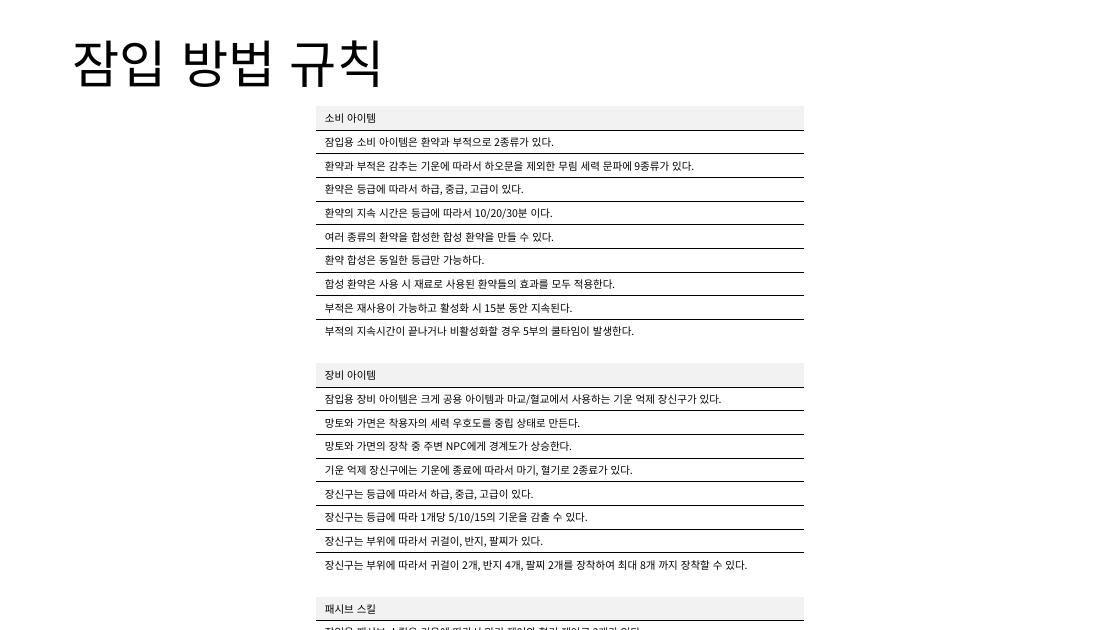
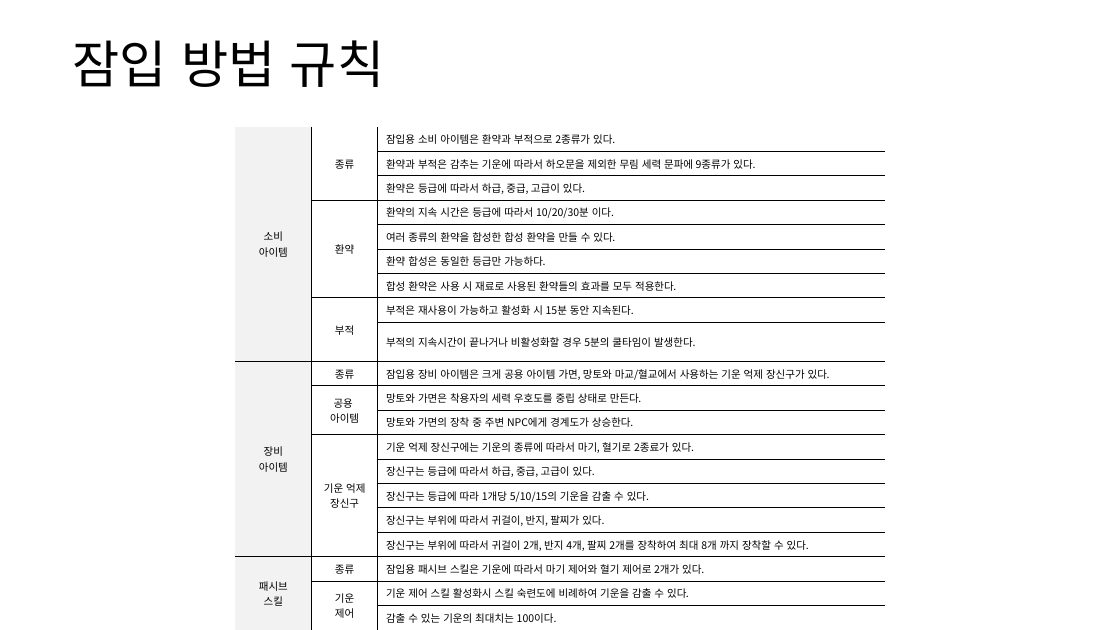
Before and after one commit to yjk0401/unityenginebasic_9th, a slide deck: slide 10 of 기획/방랑엽사전/세력 시스템 기획서.pptx. Drawn at 1120x630 pixels with LibreOffice and Linux fonts; fonts in the diff are those of the drawing. Boxes give left, top, right and bottom in pixels: in the first picture for what was removed or moved away, otherwise in the second. Text is boxed around its words. In the diff, an @@ line names an element or a change of style, - is before the commit and + after.

```diff
--- a/기획/방랑엽사전/세력 시스템 기획서.pptx
+++ b/기획/방랑엽사전/세력 시스템 기획서.pptx
@@ table at <box>235,127,886,627</box> @@
-소비 아이템
-잠입용 소비 아이템은 환약과 부적으로 2종류가 있다.
-환약과 부적은 감추는 기운에 따라서 하오문을 제외한 무림 세력 문파에 9종류가 있다.
-환약은 등급에 따라서 하급, 중급, 고급이 있다.
-환약의 지속 시간은 등급에 따라서 10/20/30분 이다.
-여러 종류의 환약을 합성한 합성 환약을 만들 수 있다.
-환약 합성은 동일한 등급만 가능하다.
-합성 환약은 사용 시 재료로 사용된 환약들의 효과를 모두 적용한다.
-부적은 재사용이 가능하고 활성화 시 15분 동안 지속된다.
-부적의 지속시간이 끝나거나 비활성화할 경우 5부의 쿨타임이 발생한다.
-
-장비 아이템
-잠입용 장비 아이템은 크게 공용 아이템과 마교/혈교에서 사용하는 기운 억제 장신구가 있다.
-망토와 가면은 착용자의 세력 우호도를 중립 상태로 만든다.
-망토와 가면의 장착 중 주변 NPC에게 경계도가 상승한다.
-기운 억제 장신구에는 기운에 종료에 따라서 마기, 혈기로 2종료가 있다.
-장신구는 등급에 따라서 하급, 중급, 고급이 있다.
-장신구는 등급에 따라 1개당 5/10/15의 기운을 감출 수 있다.
-장신구는 부위에 따라서 귀걸이, 반지, 팔찌가 있다.
-장신구는 부위에 따라서 귀걸이 2개, 반지 4개, 팔찌 2개를 장착하여 최대 8개 까지 장착할 수 있다.
-
-패시브 스킬
-잠입용 패시브 스킬은 기운에 따라서 마기 제어와 혈기 제어로 2개가 있다.
-기운 제어 스킬 활성화시 스킬 숙련도에 비례하여 기운을 감출 수 있다.
-감출 수 있는 기운의 최대치는 100이다.
+소비 / 아이템 | 종류 | 잠입용 소비 아이템은 환약과 부적으로 2종류가 있다.
+ |  | 환약과 부적은 감추는 기운에 따라서 하오문을 제외한 무림 세력 문파에 9종류가 있다.
+ |  | 환약은 등급에 따라서 하급, 중급, 고급이 있다.
+ | 환약 | 환약의 지속 시간은 등급에 따라서 10/20/30분 이다.
+ |  | 여러 종류의 환약을 합성한 합성 환약을 만들 수 있다.
+ |  | 환약 합성은 동일한 등급만 가능하다.
+ |  | 합성 환약은 사용 시 재료로 사용된 환약들의 효과를 모두 적용한다.
+ | 부적 | 부적은 재사용이 가능하고 활성화 시 15분 동안 지속된다.
+ |  | 부적의 지속시간이 끝나거나 비활성화할 경우 5분의 쿨타임이 발생한다.
+장비 / 아이템 | 종류 | 잠입용 장비 아이템은 크게 공용 아이템 가면, 망토와 마교/혈교에서 사용하는 기운 억제 장신구가 있다.
+ | 공용 / 아이템 | 망토와 가면은 착용자의 세력 우호도를 중립 상태로 만든다.
+ |  | 망토와 가면의 장착 중 주변 NPC에게 경계도가 상승한다.
+ | 기운 억제 / 장신구 | 기운 억제 장신구에는 기운의 종류에 따라서 마기, 혈기로 2종료가 있다.
+ |  | 장신구는 등급에 따라서 하급, 중급, 고급이 있다.
+ |  | 장신구는 등급에 따라 1개당 5/10/15의 기운을 감출 수 있다.
+ |  | 장신구는 부위에 따라서 귀걸이, 반지, 팔찌가 있다.
+ |  | 장신구는 부위에 따라서 귀걸이 2개, 반지 4개, 팔찌 2개를 장착하여 최대 8개 까지 장착할 수 있다.
+패시브 / 스킬 | 종류 | 잠입용 패시브 스킬은 기운에 따라서 마기 제어와 혈기 제어로 2개가 있다.
+ | 기운 / 제어 | 기운 제어 스킬 활성화시 스킬 숙련도에 비례하여 기운을 감출 수 있다.
+ |  | 감출 수 있는 기운의 최대치는 100이다.
@@ table: place and size @@
-table at <box>317,107,804,626</box>
+table at <box>235,127,886,627</box>
```
Also in this commit, not shown: 5 other slides changed, 1 other file.
